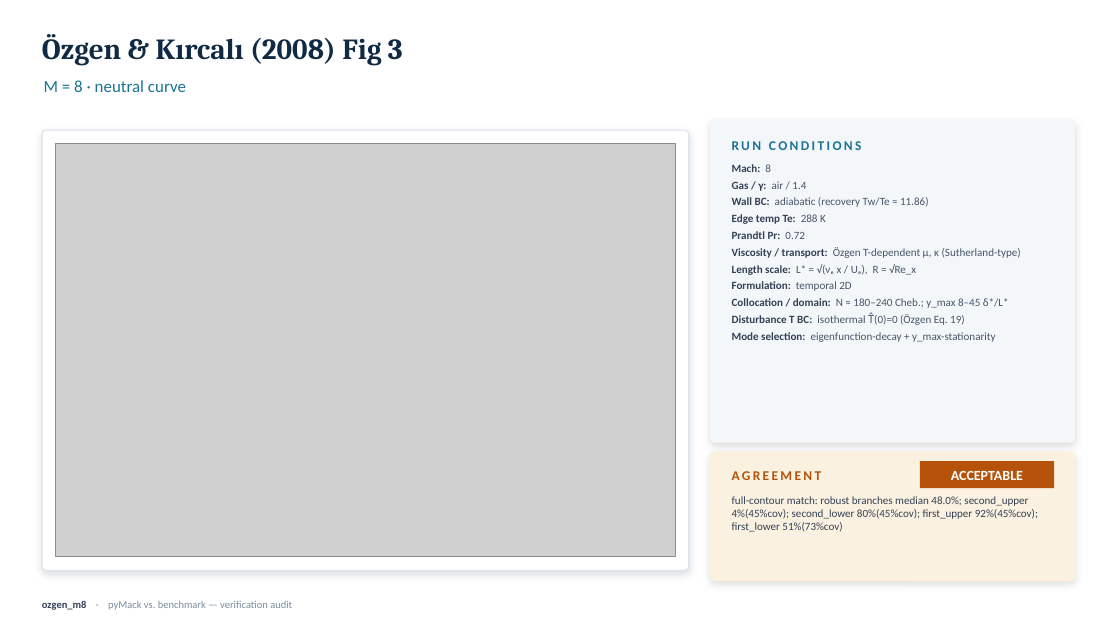
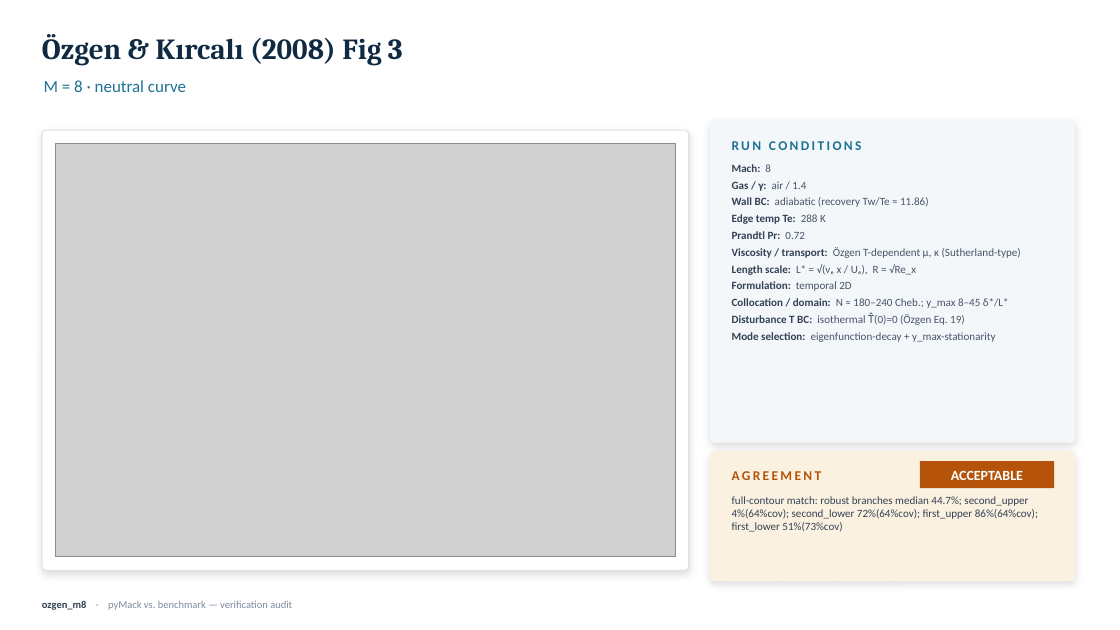
Before and after one commit to BARDAK1995/pyMack, a slide deck: slide 24 of verification/slides/pyMack_validation.pptx. Drawn at 1120x630 pixels with LibreOffice and Linux fonts; fonts in the diff are those of the drawing; grey boxes stand for pictures. Boxes give left, top, right and bottom in pixels: in the first picture for what was removed or moved away, otherwise in the second. Text is boxed around its words. In the diff, an @@ line names an element or a change of style, - is before the commit and + after.

Commit message:
Complete Ozgen Fig-3 neutral curves: M2 full-range via continuation, M7/8/10 low-R noses
- M2: traced the full first-mode neutral curve (both branches, R~400-4960) by
  eigenvalue continuation past the slow-acoustic continuous-spectrum wall where the
  band-filter previously stalled at ~17% (nose-only). Both branches now match Ozgen
  at 100% coverage (lower 7%, upper 8% median |dalpha|/alpha). The continuation seeds
  at the clean nose and follows the discrete mode by nearest-c.
  New: trace_continuation.py + continuation_M2.csv.
- M3: continuation hits a genuine CS wall (1 trackable point); stays nose-only,
  documented honestly. continuation_M3.csv.
- M7/M8/M10: extended grids to R~150 (build_lowR_extension.py) so the 2nd-mode
  neutral nose now closes; 2nd-mode cutoff agrees 2-5%. Connected-vs-separated
  topology difference vs Ozgen remains documented (topology_ok=false).
- build_ozgen_final.py: prefer the continuation curve where present (clean overlay).
- Regenerated overlays, verdicts, first-mode gallery, success matrix, validation deck.
- Hardened .gitignore: never commit _verify*.png, panels_v2/, _thesis_figs/,
  PDF-text extracts, .npy intermediates, or deck backups.

```diff
--- a/verification/slides/pyMack_validation.pptx
+++ b/verification/slides/pyMack_validation.pptx
@@ text at box(732, 496, 1038, 532): text changed @@
-full-contour match: robust branches median 48.0%; second_upper 4%(45%cov); second_lower 80%(45%cov); first_upper 92%(45%cov); first_lower 51%(73%cov)
+full-contour match: robust branches median 44.7%; second_upper 4%(64%cov); second_lower 72%(64%cov); first_upper 86%(64%cov); first_lower 51%(73%cov)
```
Also in this commit, not shown: 3 other slides changed, 18 other files.
